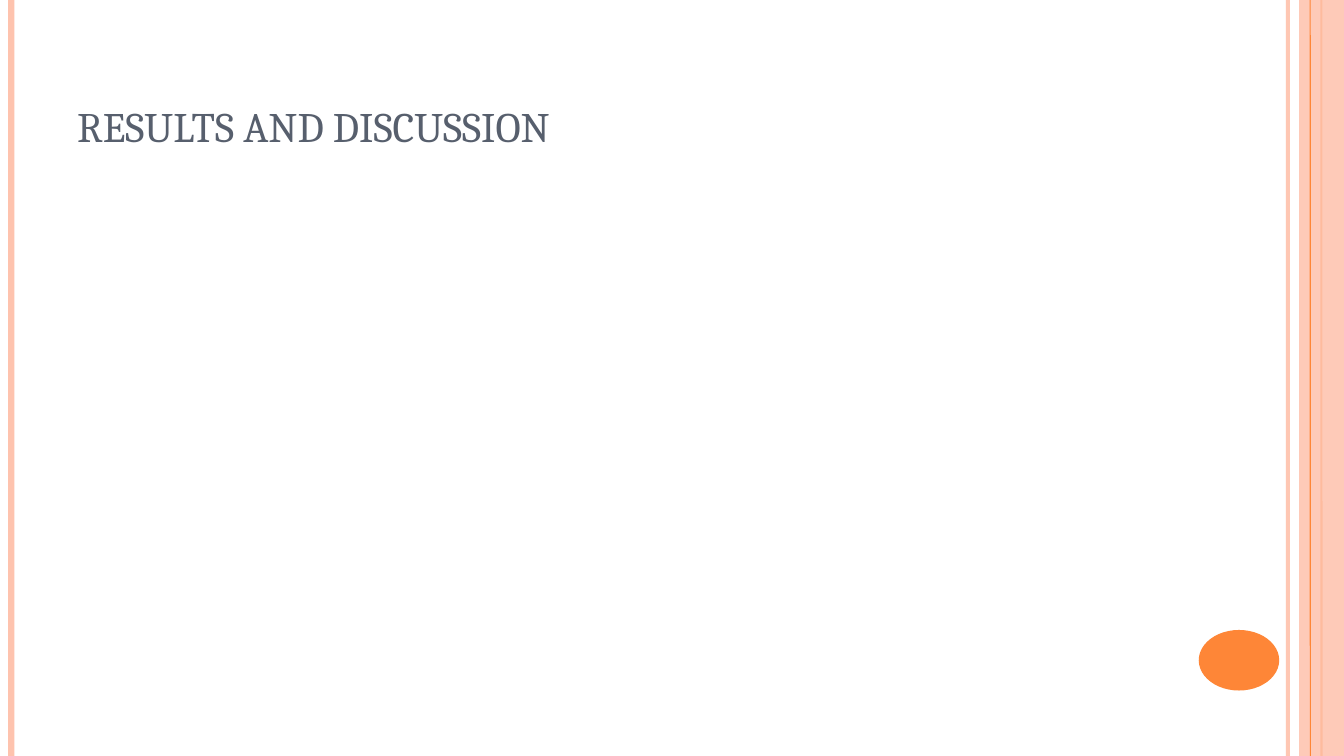
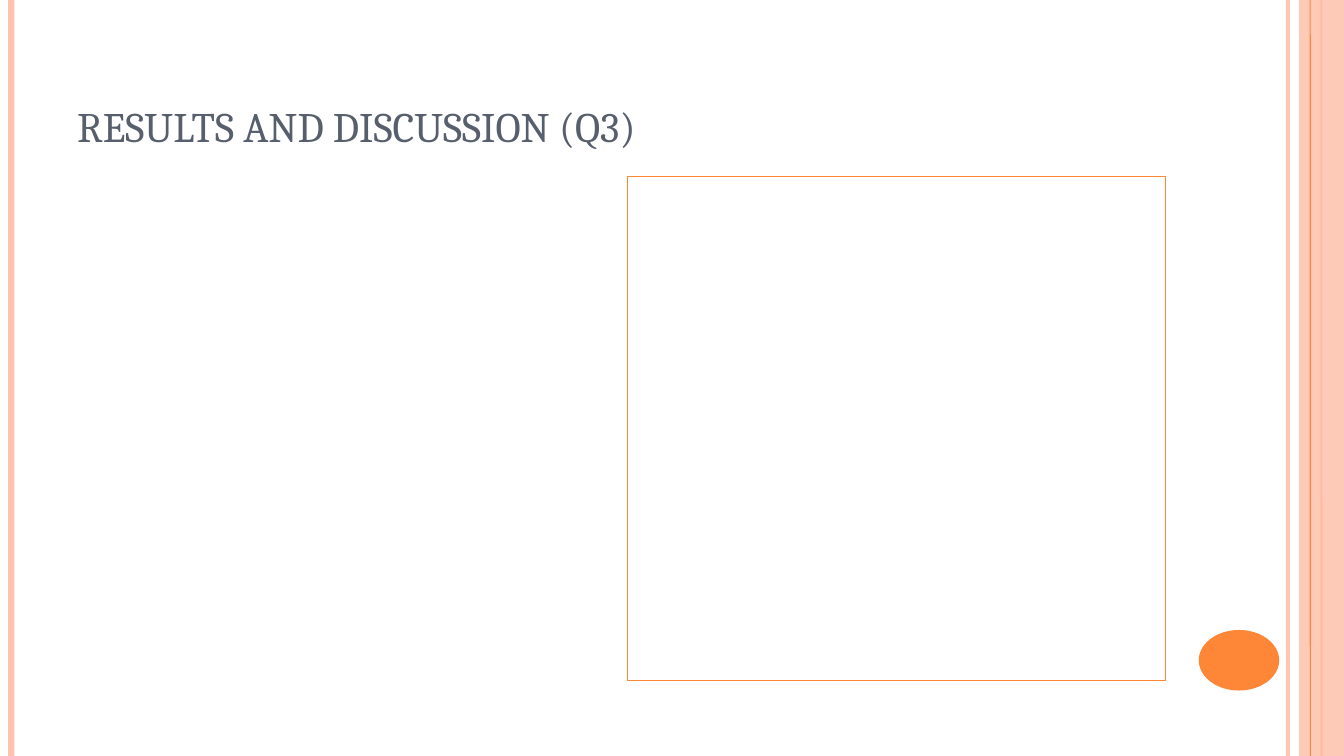
Before and after one commit to BunmiOlakanmi/Project, a slide deck: slide 12 of COVID-19 - analysis.ppt (slide 10 before the commit). Drawn at 1344x756 pixels with LibreOffice and Linux fonts; fonts in the diff are those of the drawing. Boxes give left, top, right and bottom in pixels: in the first picture for what was removed or moved away, otherwise in the second. Text is boxed around its words. In the diff, an @@ line names an element or a change of style, - is before the commit and + after.

```diff
--- a/COVID-19 - analysis.ppt
+++ b/COVID-19 - analysis.ppt
@@ title at [77, 112, 636, 149]: text changed @@
-RESULTS AND DISCUSSION
+RESULTS AND DISCUSSION (Q3)
@@ rectangle added at [628, 176, 1165, 680], outline #FE8637 0.74 pt @@
```
Also in this commit, not shown: 5 other slides changed, 7 slides added, 2 slides removed.
